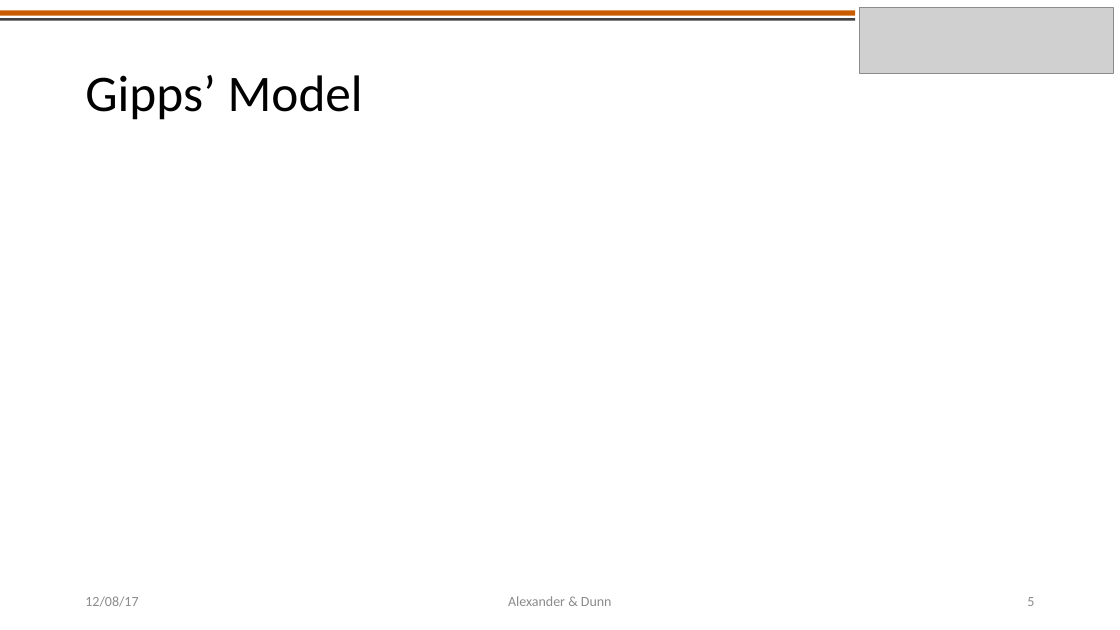
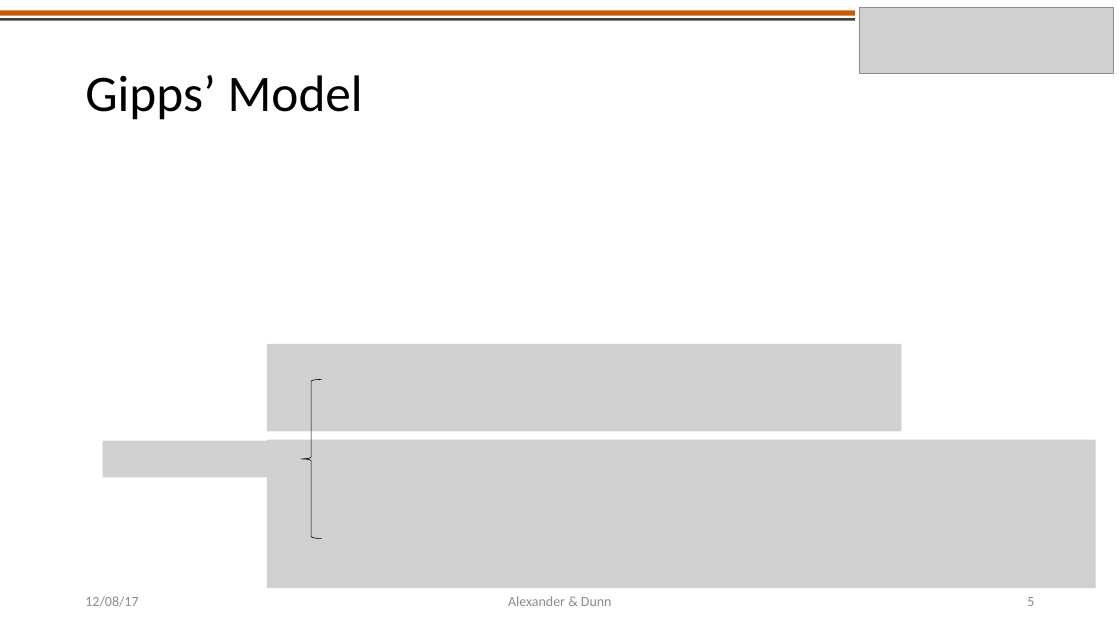
Before and after one commit to americalexander/mrFinishLine, a slide deck: slide 5 of CE391F_project_presentation_alexander_dunn.pptx. Drawn at 1120x630 pixels with LibreOffice and Linux fonts; fonts in the diff are those of the drawing; grey boxes stand for pictures. Boxes give left, top, right and bottom in pixels: in the first picture for what was removed or moved away, otherwise in the second. Text is boxed around its words. In the diff, an @@ line names an element or a change of style, - is before the commit and + after.

```diff
--- a/CE391F_project_presentation_alexander_dunn.pptx
+++ b/CE391F_project_presentation_alexander_dunn.pptx
@@ group added at box(103, 344, 1096, 588): 3 pictures, 1 left brace @@
```
Also in this commit, not shown: 5 other slides changed, 2 slides added, 1 slide removed.
